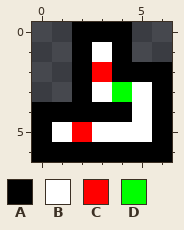
Pixel-art sprite, stored at data/Levels/2.png. The picture above is the old version.
The file is 7x7 pixels.
Palette (. is transparent): A #000000  B #ffffff  C #ff0000  D #00ff00
Pixels before, first column x 0:
0 ..AAA..
1 ..ABA..
2 ..ACAAA
3 ..ABDBA
4 AAAAABA
5 ABCBBBA
6 AAAAAAA
Once edited:
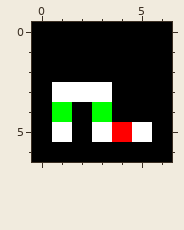
From old to new:
The author put colour A in rows 0 to 1 at x 0 to 1 and 5 to 6; in row 2 at x 0 to 1; in row 3 at x 0.
Colour B becomes colour A in row 1 at x 3; in rows 3 to 4 at x 5.
Colour C becomes colour A in row 2 at x 3; in row 5 at x 2.
Colour D becomes colour A in row 3 at x 4.
The author put colour B in row 3 at x 1.
Colour A becomes colour B in row 3 at x 2.
Colour B becomes colour C in row 5 at x 4.
Colour A becomes colour D in row 4 at x 1 and 3.
